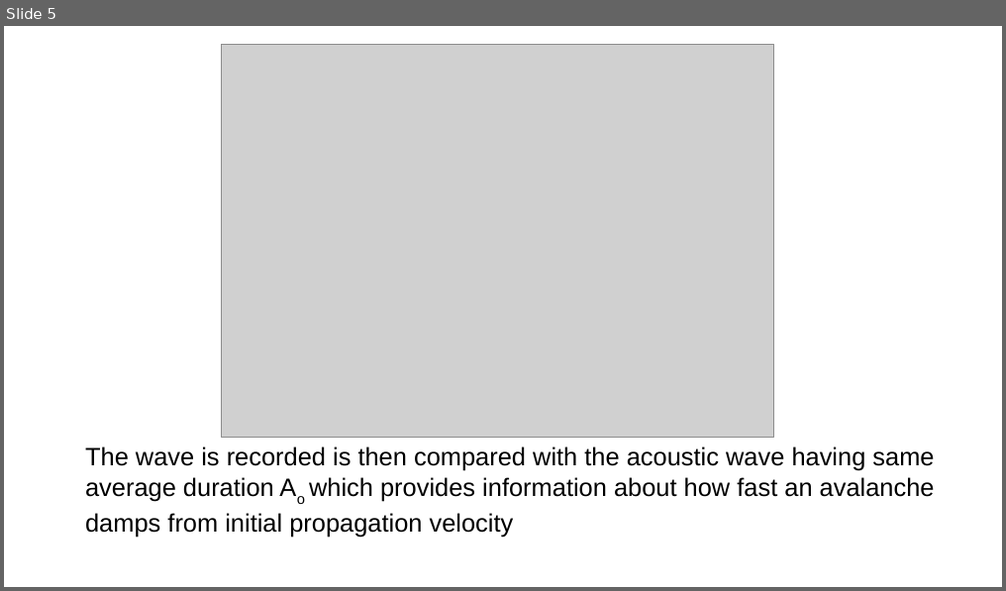
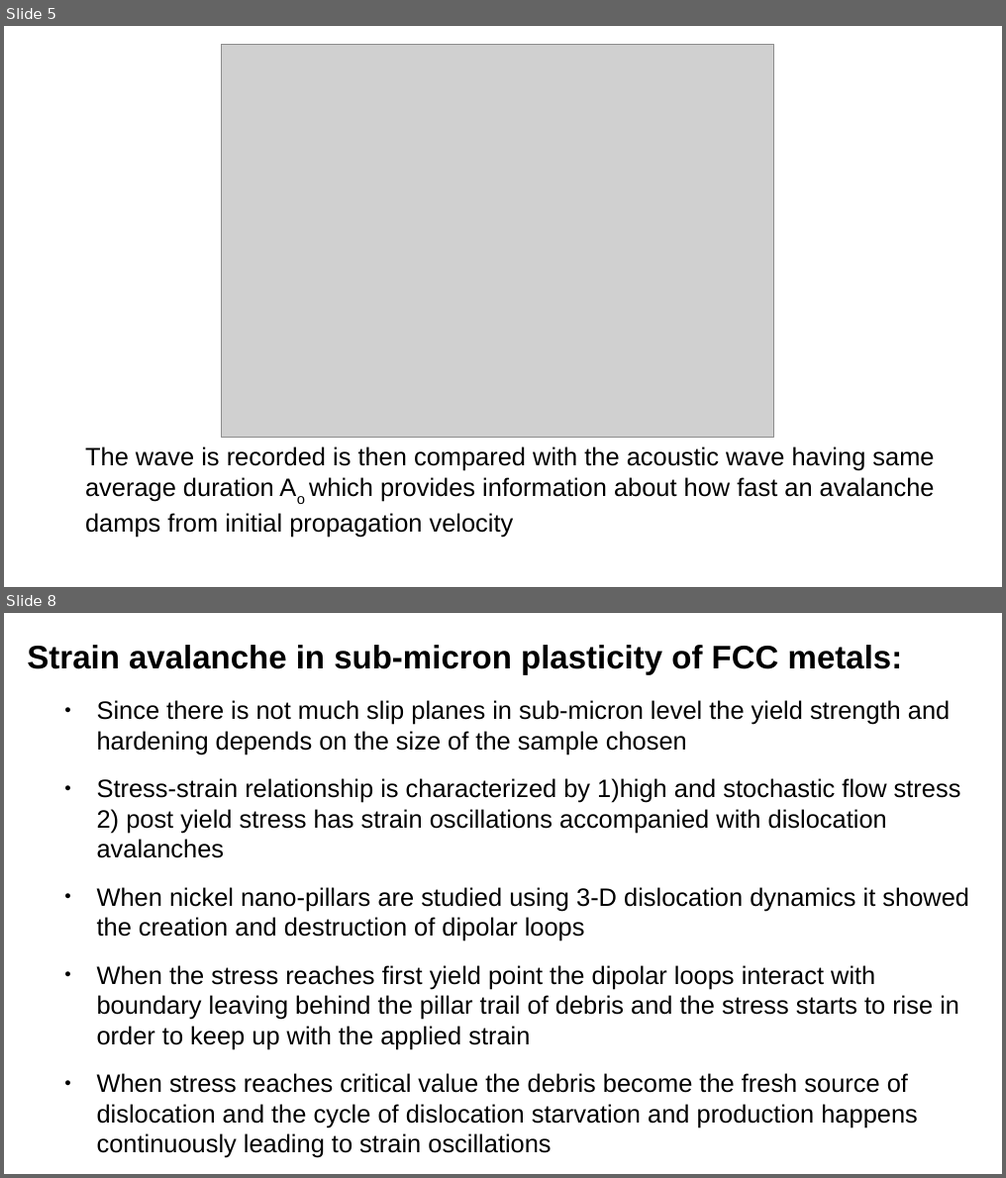
Before and after one commit to ARUN-PRAKASH-95/Journal-club, a slide deck: Presentation/Journalclub.odp. Shown one above the other, each under a label of ours: slide 5 before the commit, slides 5 and 8 after it; the slides between them are not shown. The pictures are 1006x591 and 1006x1178 pixels, drawn with LibreOffice and Linux fonts; fonts in the diff are those of the drawing; grey boxes stand for pictures. Boxes give left, top, right and bottom in pixels: in the first picture for what was removed or moved away, otherwise in the second. Text is boxed around its words. In the diff, an @@ line names an element or a change of style, - is before the commit and + after.

```diff
--- a/Presentation/Journalclub.odp
+++ b/Presentation/Journalclub.odp
@@ slide 8 added at [4, 613, 1002, 1174], background #FFFFFF @@
@@ title added at [27, 645, 903, 674], 26 pt, text #000000, bold @@
+Strain avalanche in sub-micron plasticity of FCC metals:
@@ text added at [97, 700, 969, 1158], 20 pt, text #000000 @@
+● Since there is not much slip planes in sub-micron level the yield strength and hardening depends on the size of the sample chosen
+● Stress-strain relationship is characterized by 1)high and stochastic flow stress 2) post yield stress has strain oscillations accompanied with dislocation avalanches
+● When nickel nano-pillars are studied using 3-D dislocation dynamics it showed the creation and destruction of dipolar loops
+● When the stress reaches first yield point the dipolar loops interact with boundary leaving behind the pillar trail of debris and the stress starts to rise in order to keep up with the applied strain
+● When stress reaches critical value the debris become the fresh source of dislocation and the cycle of dislocation starvation and production happens continuously leading to strain oscillations
```
Also in this commit, not shown: 2 slides changed, 6 other slides added, 3 other files.
